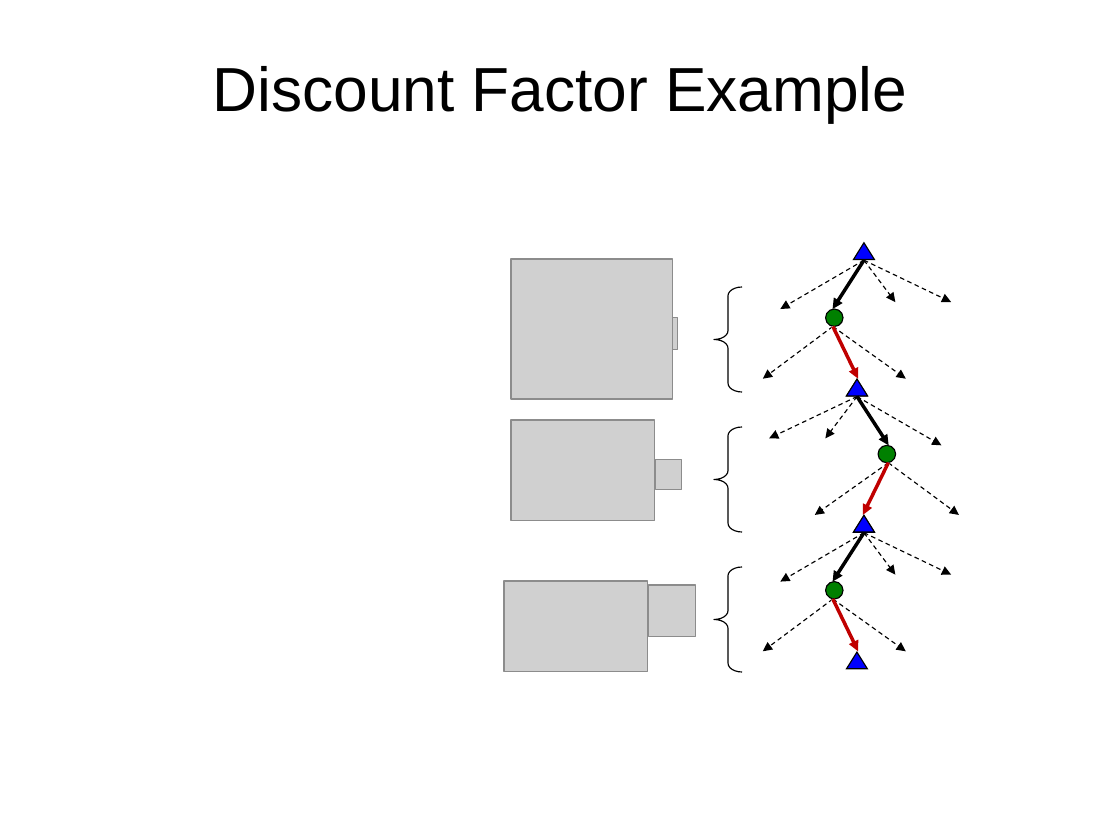
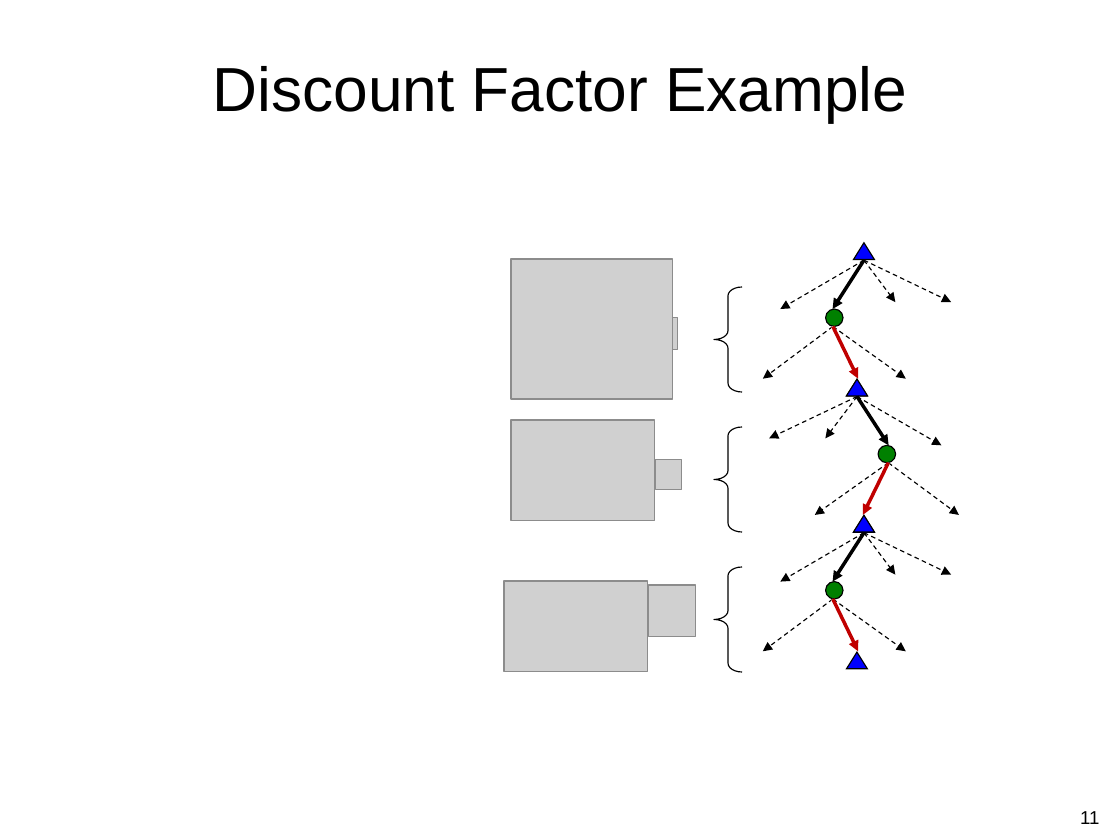
Before and after one commit to guzonghua/saav, a slide deck: slide 11 of PPTs/L7.1 Markov Decision Process.pptx. Drawn at 1120x840 pixels with LibreOffice and Linux fonts; fonts in the diff are those of the drawing; grey boxes stand for pictures. Boxes give left, top, right and bottom in pixels: in the first picture for what was removed or moved away, otherwise in the second. Text is boxed around its words. In the diff, an @@ line names an element or a change of style, - is before the commit and + after.

```diff
--- a/PPTs/L7.1 Markov Decision Process.pptx
+++ b/PPTs/L7.1 Markov Decision Process.pptx
@@ page number added at [1080, 811, 1099, 824], 12 pt, text #000000 @@
+11
```
Also in this commit, not shown: 3 other slides changed, 1 slide added, 1 slide removed, 1 other file.
